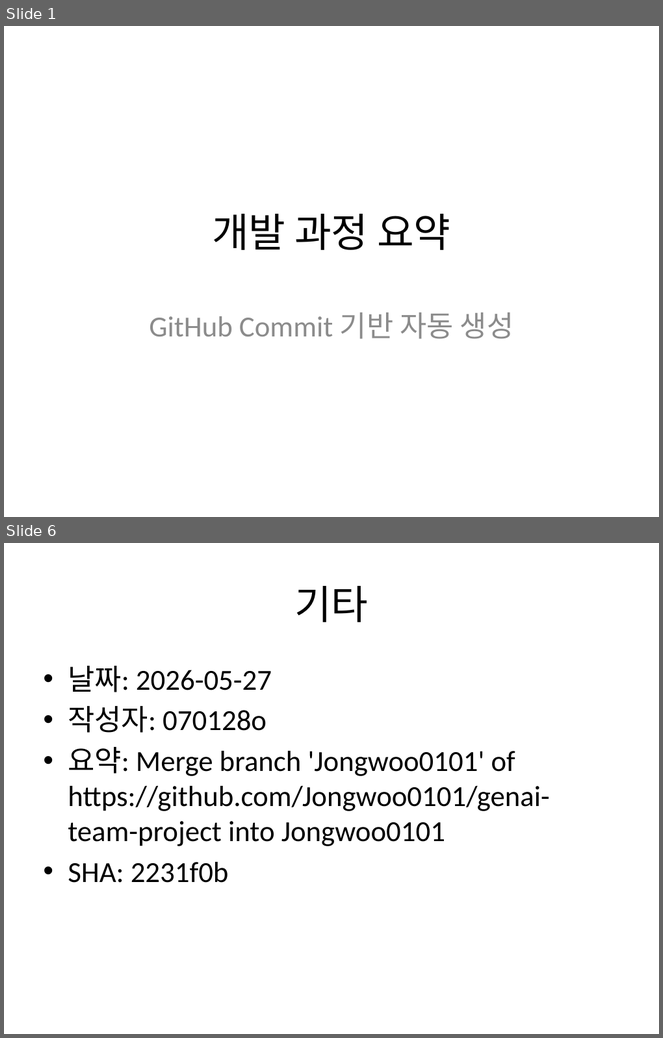
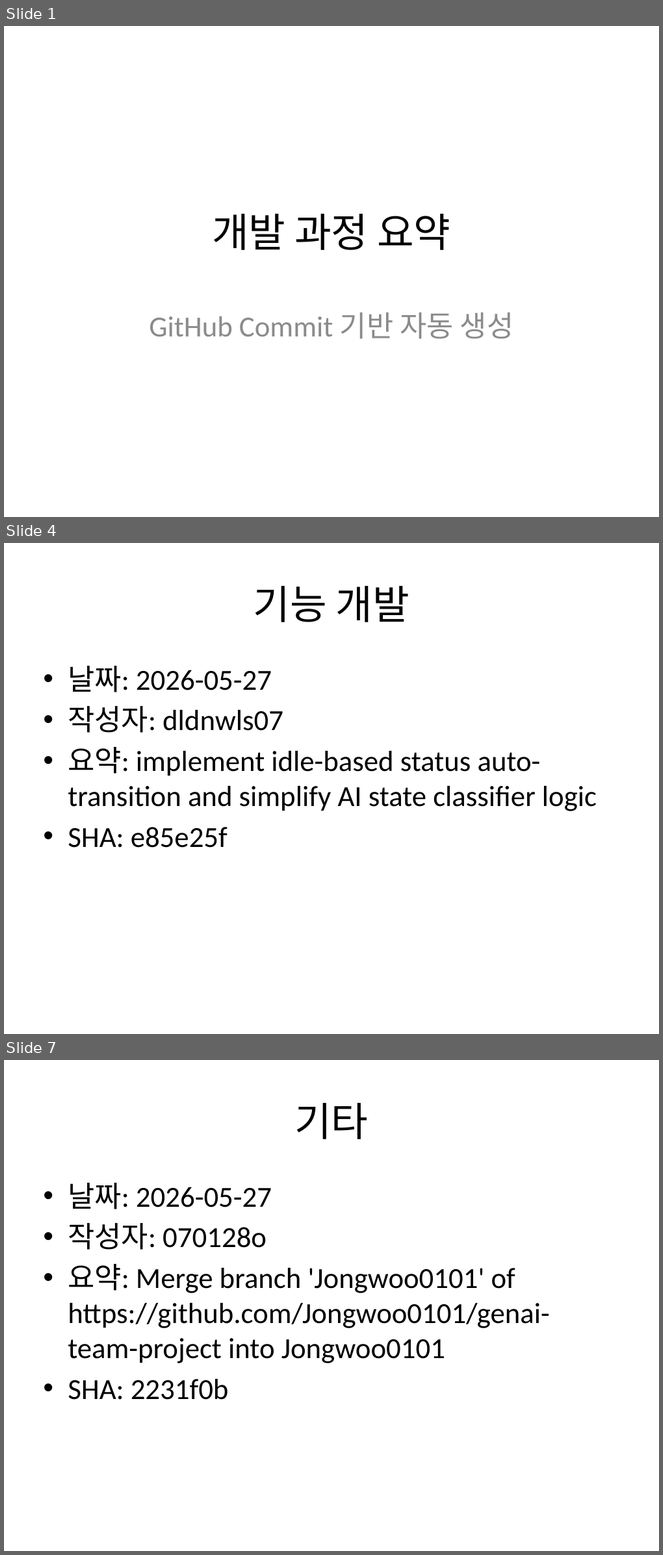
Before and after one commit to Jongwoo0101/worksight-commit-bot, a slide deck: data/commit_report.pptx. Shown one above the other, each under a label of ours: slides 1 and 6 before the commit, slides 1, 4 and 7 after it; the slides between them are not shown. The pictures are 663x1038 and 663x1555 pixels, drawn with LibreOffice and Linux fonts; fonts in the diff are those of the drawing. Boxes give left, top, right and bottom in pixels: in the first picture for what was removed or moved away, otherwise in the second. Text is boxed around its words. In the diff, an @@ line names an element or a change of style, - is before the commit and + after.

```diff
--- a/data/commit_report.pptx
+++ b/data/commit_report.pptx
@@ slide 4 added at (4,543,659,1034), background #FFFFFF @@
@@ title added at (254,586,410,622), 44 pt, text #000000 @@
+기능 개발
@@ text added at (68,666,597,848), 32 pt, text #000000 @@
+• 날짜: 2026-05-27
+• 작성자: dldnwls07
+• 요약: implement idle-based status auto-transition and simplify AI state classifier logic
+• SHA: e85e25f
@@ what was slide 6 is now slide 7 @@
```
Also in this commit, not shown: 2 slides changed, 16 other slides added, 2 other files.
